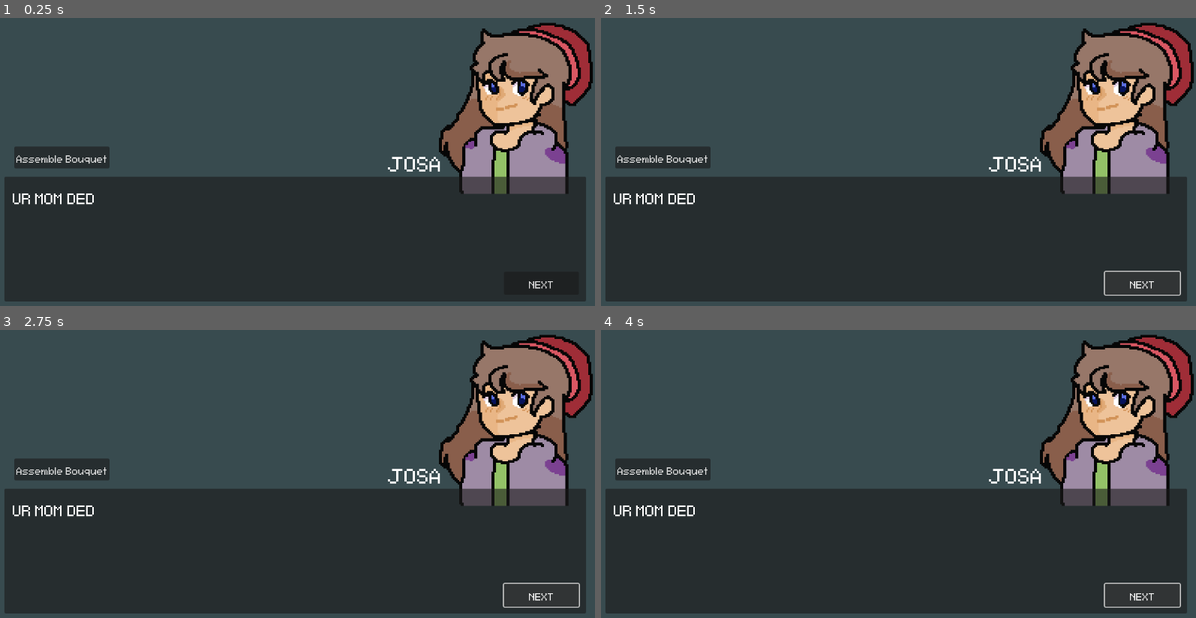
Above: before the commit, frames 1-4 (two rows, left to right).
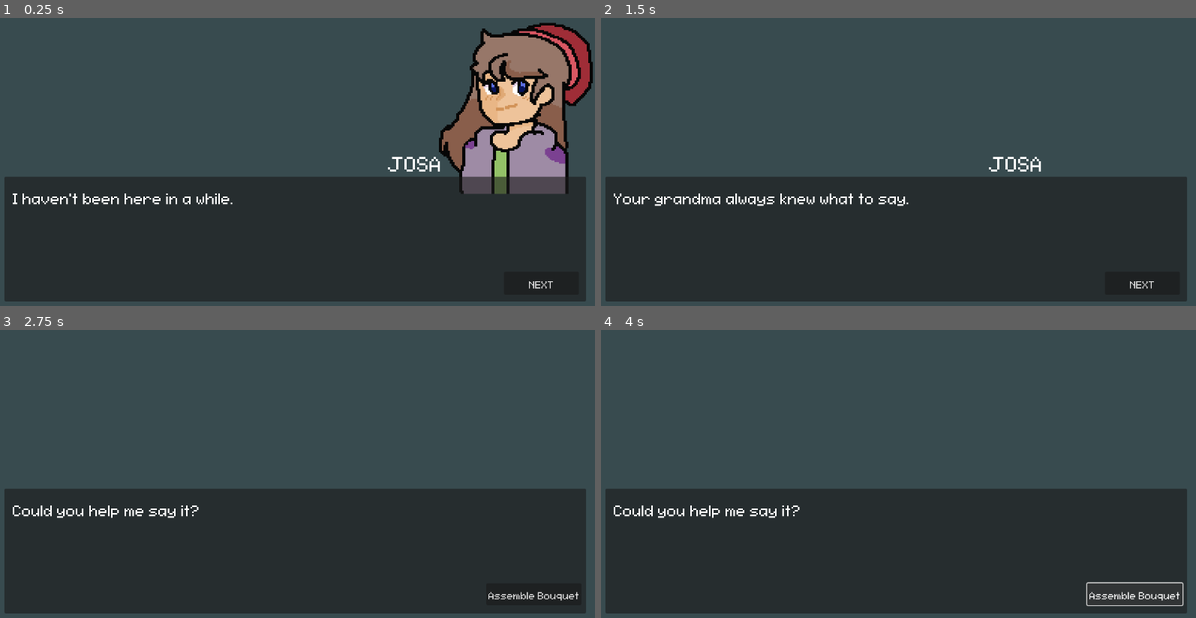
Above: after the commit, the same moments.

Repository: FraN-onLine/Say-it-with-Flowers
Game: Godot game, scene res://UI/DialogueBox.tscn
Two runs of this game, one before a commit and one after it. Both use one fixed random seed, a clock stepped at 60 frames per second and the inputs below. Before the commit the project has no main scene; this scene is started directly in both runs.
Inputs (mouse positions are in pixels of both pictures, inside the frame that each line leads up to):
- Up to frame 1 (0.25 s): no input
- Up to frame 2 (1.5 s): click (660, 156) at 0.5 s, where only the run before the commit has a clickable "Assemble Bouquet"; click "NEXT" at 1.25 s
- Up to frame 3 (2.75 s): click "NEXT" at 2 s
- Up to frame 4 (4 s): click "Assemble Bouquet" at 2.75 s; click (1142, 594) at 3.5 s, where only the run before the commit has a clickable "NEXT"

The runs differ from the first frame. In frame 1, 1.7% of the frame differs, in the area x 2-40%, y 44-65%; in frame 2, 13%; in frame 3, 13%; in frame 4, 14%, in the area x 2-100%, y 1-97%.

Commit message:
dialogue system

Diff:
--- /dev/null
+++ b/SIWF/say-it-with-flowers/Orders/order_manager.gd
@@ -0,0 +1,55 @@
+extends Node
+
+#in orders, omit the ones unnecessary for the dialogue
+var order_sample = [
+{
+	"name": "JOSA",
+	"portrait": preload("res://Assets/Characters/Josa.png"),
+	"text": "I want to apologize… but gently.",
+
+	# type: "dialogue", "assemble", "option"
+	"type": "dialogue",
+
+	# For dialogue / assemble
+	"next_entry_index": 1,
+
+	# For option type only
+	"option_1_text": null,
+	"option_2_text": null,
+	"option_next_indices": null
+}
+]
+
+var dialogue = [
+	{
+		"name": "JOSA",
+		"portrait": preload("res://Assets/Characters/Josa.png"),
+		"text": "I haven’t been here in a while.",
+		"type": "dialogue",
+		"next_entry_index": 1
+	},
+	{
+		"name": "JOSA",
+		"text": "Your grandma always knew what to say.",
+		"type": "dialogue",
+		"next_entry_index": 2
+	},
+	{
+		"text": "Could you help me say it?",
+		"type": "assemble"
+	},
+	{
+		"text": "Thank you… this feels right.",
+		"type": "dialogue",
+		"next_entry_index": -1
+	},
+	{
+		"text": "This isn’t what I meant.",
+		"type": "dialogue",
+		"next_entry_index": -1
+	}
+]
+
+func _ready():
+	await get_tree().process_frame
+	get_tree().get_first_node_in_group("dialog_box").start(dialogue)
--- a/SIWF/say-it-with-flowers/UI/DialogueBox.tscn
+++ b/SIWF/say-it-with-flowers/UI/DialogueBox.tscn
@@ -4,7 +4,7 @@
 [ext_resource type="Script" uid="uid://bdr7ns87rgexw" path="res://UI/dialogue_box.gd" id="1_ys8mp"]
 [ext_resource type="FontFile" uid="uid://ci73tgdvfkr2b" path="res://Assets/fs-pixel-sans-unicode-regular.ttf" id="2_ys8mp"]
 
-[node name="DialogueBox" type="CanvasLayer"]
+[node name="DialogueBox" type="CanvasLayer" groups=["dialog_box"]]
 script = ExtResource("1_ys8mp")
 
 [node name="ColorRect" type="ColorRect" parent="."]
@@ -53,10 +53,33 @@
 text = "NEXT"
 
 [node name="Assemble" type="Button" parent="."]
-offset_left = 36.0
-offset_top = 334.0
-offset_right = 148.0
-offset_bottom = 376.0
+offset_left = 943.0
+offset_top = 574.0
+offset_right = 1126.0
+offset_bottom = 616.0
 theme_override_fonts/font = ExtResource("2_ys8mp")
 theme_override_font_sizes/font_size = 32
 text = "Assemble Bouquet"
+
+[node name="Option1" type="Button" parent="."]
+offset_left = 943.0
+offset_top = 527.0
+offset_right = 1126.0
+offset_bottom = 569.0
+theme_override_fonts/font = ExtResource("2_ys8mp")
+theme_override_font_sizes/font_size = 32
+text = "Option 1"
+
+[node name="Option2" type="Button" parent="."]
+offset_left = 943.0
+offset_top = 575.0
+offset_right = 1126.0
+offset_bottom = 617.0
+theme_override_fonts/font = ExtResource("2_ys8mp")
+theme_override_font_sizes/font_size = 32
+text = "Option 2"
+
+[connection signal="pressed" from="Next" to="." method="_on_Next_pressed"]
+[connection signal="pressed" from="Assemble" to="." method="_on_Assemble_pressed"]
+[connection signal="pressed" from="Option1" to="." method="_on_Option1_pressed"]
+[connection signal="pressed" from="Option2" to="." method="_on_Option2_pressed"]
--- a/SIWF/say-it-with-flowers/UI/dialogue_box.gd
+++ b/SIWF/say-it-with-flowers/UI/dialogue_box.gd
@@ -1,55 +1,81 @@
 extends CanvasLayer
-class_name TextBox
 
-signal assemble_requested(dialogue_data)
-signal dialogue_finished
-signal unlock_dictionary(entries: Array)
+signal assemble_requested(entry_index: int)
 
+@onready var portrait: TextureRect = $Portrait
 @onready var name_label: Label = $Name
-@onready var dialogue_label: RichTextLabel = $Dialog
-@onready var portrait_rect: TextureRect = $Portrait
+@onready var dialog_label: RichTextLabel = $Dialog
+
+@onready var next_button: Button = $Next
 @onready var assemble_button: Button = $Assemble
-@onready var continue_button: Button = $Next
+@onready var option_1: Button = $Option1
+@onready var option_2: Button = $Option2
 
-var dialogue_queue: Array = []
-var current_data: Dictionary
-var waiting_for_bouquet := false
+var dialogue_data: Array = []
+var current_index: int = 0
+var current_entry: Dictionary
 
-func start(dialogue: Array) -> void:
-	dialogue_queue = dialogue.duplicate()
-	_show_next()
+func start(dialogue_array: Array, start_index := 0) -> void:
+	dialogue_data = dialogue_array
+	current_index = start_index
+	_show_entry()
 
-func _show_next() -> void:
-	if dialogue_queue.is_empty():
-		dialogue_finished.emit()
+func _show_entry() -> void:
+	if current_index < 0 or current_index >= dialogue_data.size():
 		queue_free()
 		return
 
-	current_data = dialogue_queue.pop_front()
-	waiting_for_bouquet = false
+	current_entry = dialogue_data[current_index]
 
 	# Populate UI
-	name_label.text = current_data.get("speaker", "")
-	dialogue_label.text = current_data.get("text", "")
-	portrait_rect.texture = current_data.get("portrait", null)
+	name_label.text = current_entry.get("name", "")
+	dialog_label.text = current_entry.get("text", "")
+	portrait.texture = current_entry.get("portrait", null)
 
-	# Unlock dictionary entries
-	if current_data.has("unlock_flowers"):
-		unlock_dictionary.emit(current_data["unlock_flowers"])
+	_update_buttons()
 
-	# Assemble bouquet toggle
-	if current_data.get("assemble_bouquet", false):
-		assemble_button.visible = true
-		continue_button.visible = false
-	else:
-		assemble_button.visible = false
-		continue_button.visible = true
+func _update_buttons() -> void:
+	next_button.visible = false
+	assemble_button.visible = false
+	option_1.visible = false
+	option_2.visible = false
 
-func _on_ContinueButton_pressed() -> void:
-	if waiting_for_bouquet:
+	match current_entry.get("type", "dialogue"):
+		"dialogue":
+			next_button.visible = true
+
+		"assemble":
+			assemble_button.visible = true
+
+		"option":
+			option_1.visible = true
+			option_2.visible = true
+
+			option_1.text = current_entry.get("option_1_text", "Option 1")
+			option_2.text = current_entry.get("option_2_text", "Option 2")
+
+func _on_Next_pressed() -> void:
+	_go_to_next(current_entry.get("next_entry_index", -1))
+
+func _on_Assemble_pressed() -> void:
+	assemble_requested.emit(current_index)
+
+func _on_Option1_pressed() -> void:
+	_select_option(0)
+
+func _on_Option2_pressed() -> void:
+	_select_option(1)
+
+func _select_option(option_idx: int) -> void:
+	var indices = current_entry.get("option_next_indices", [])
+	if option_idx >= indices.size():
 		return
-	_show_next()
+	_go_to_next(indices[option_idx])
 
-func _on_AssembleButton_pressed() -> void:
-	waiting_for_bouquet = true
-	assemble_requested.emit(current_data)
+func _go_to_next(next_index: int) -> void:
+	if next_index == -1:
+		queue_free()
+		return
+
+	current_index = next_index
+	_show_entry()
--- a/SIWF/say-it-with-flowers/project.godot
+++ b/SIWF/say-it-with-flowers/project.godot
@@ -11,8 +11,17 @@
 [application]
 
 config/name="Say It With Flowers"
+run/main_scene="uid://bncxdntdwv31b"
 config/features=PackedStringArray("4.4", "GL Compatibility")
 config/icon="res://icon.svg"
+
+[autoload]
+
+OrderManager="*res://Orders/order_manager.gd"
+
+[global_group]
+
+dialog_box=""
 
 [rendering]
 
Not shown, added: SIWF/say-it-with-flowers/Orders/order_manager.gd.uid
